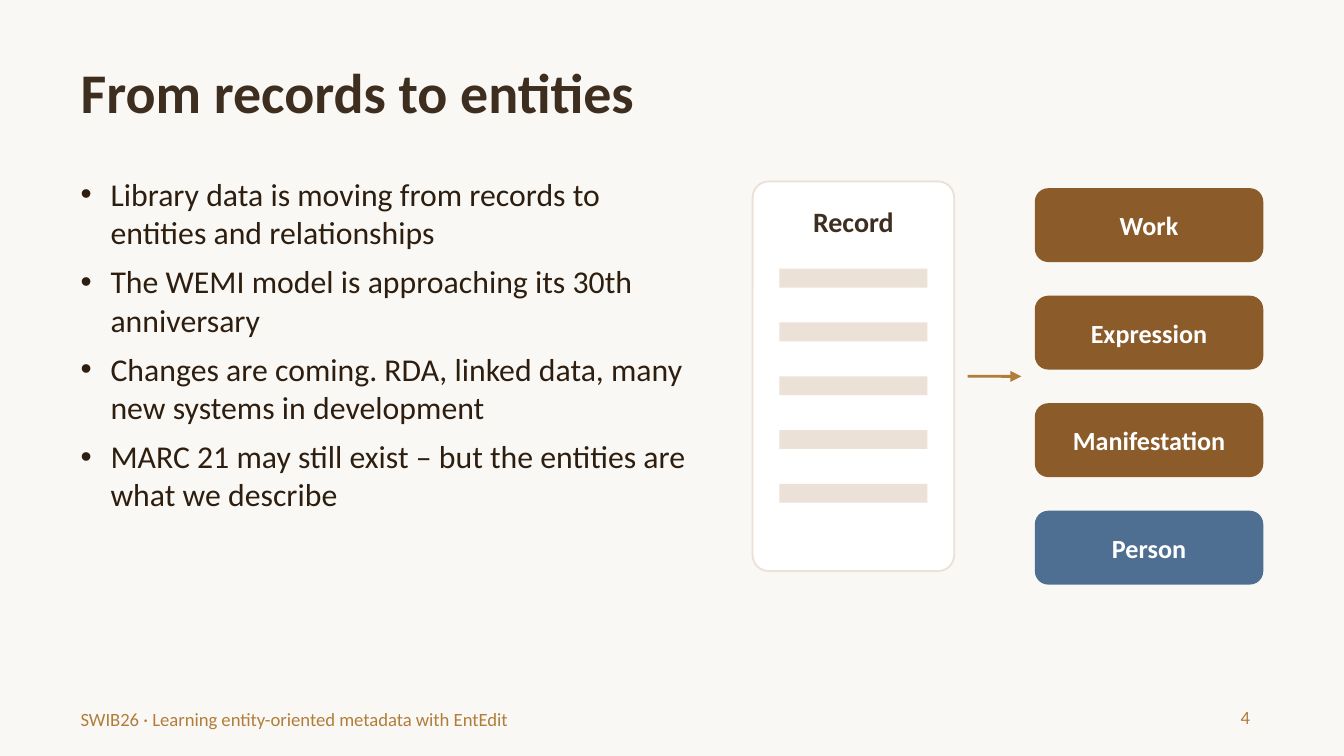
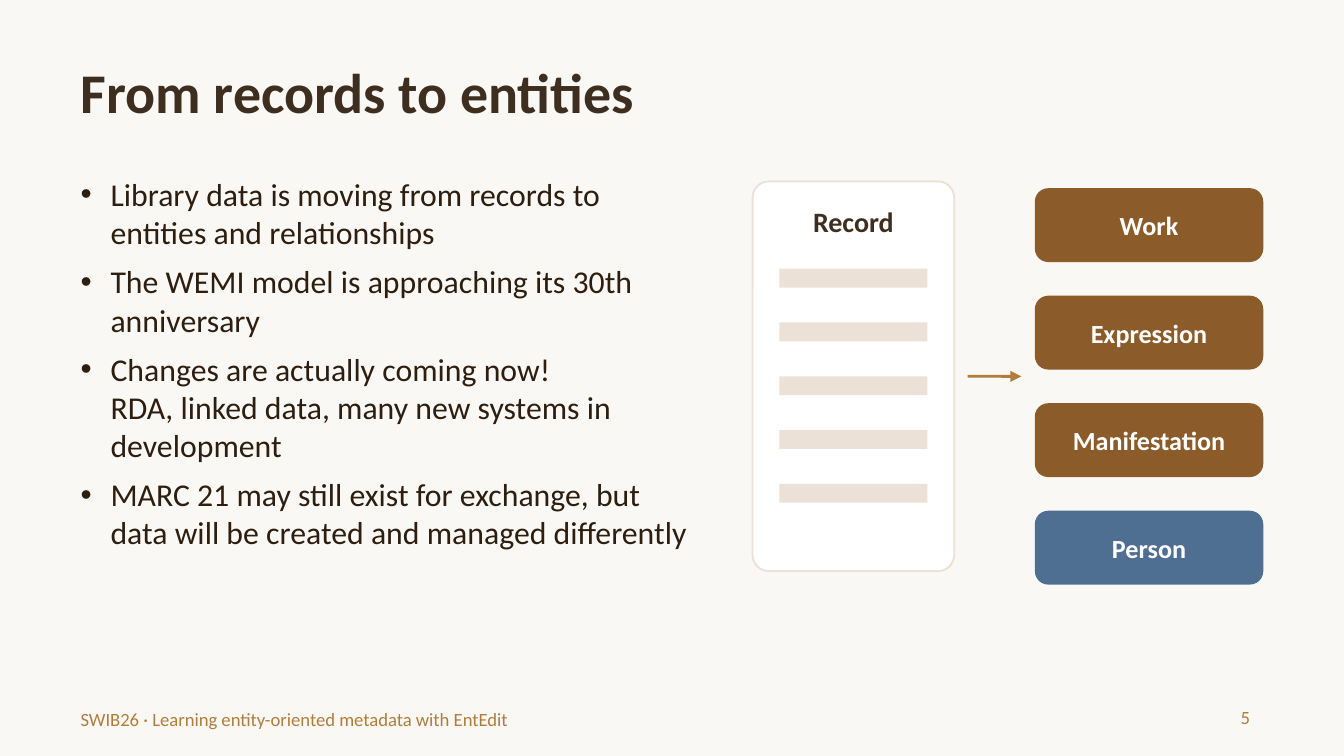
Before and after one commit to trondaal/EntEdit, a slide deck: slide 5 of swib26/EntEdit-SWIB26-introduction.pptx (slide 4 before the commit). Drawn at 1344x756 pixels with LibreOffice and Linux fonts; fonts in the diff are those of the drawing. Boxes give left, top, right and bottom in pixels: in the first picture for what was removed or moved away, otherwise in the second. Text is boxed around its words. In the diff, an @@ line names an element or a change of style, - is before the commit and + after.

```diff
--- a/swib26/EntEdit-SWIB26-introduction.pptx
+++ b/swib26/EntEdit-SWIB26-introduction.pptx
@@ text at (x1=111, y1=359, x2=687, y2=550): text changed @@
-• Changes are coming. RDA, linked data, many new systems in development
-• MARC 21 may still exist – but the entities are what we describe
+• Changes are actually coming now!
+  RDA, linked data, many new systems in development
+• MARC 21 may still exist for exchange, but data will be created and managed differently
@@ page number at (x1=1241, y1=712, x2=1250, y2=724): text changed @@
-4
+5
```
Also in this commit, not shown: 1 slide added.
